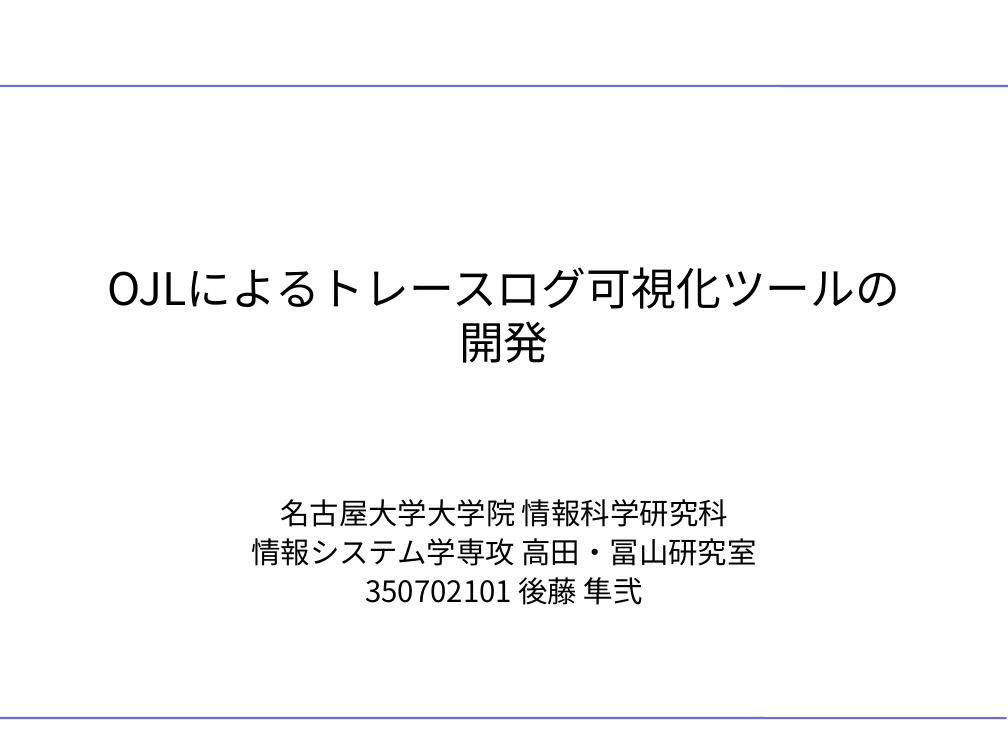
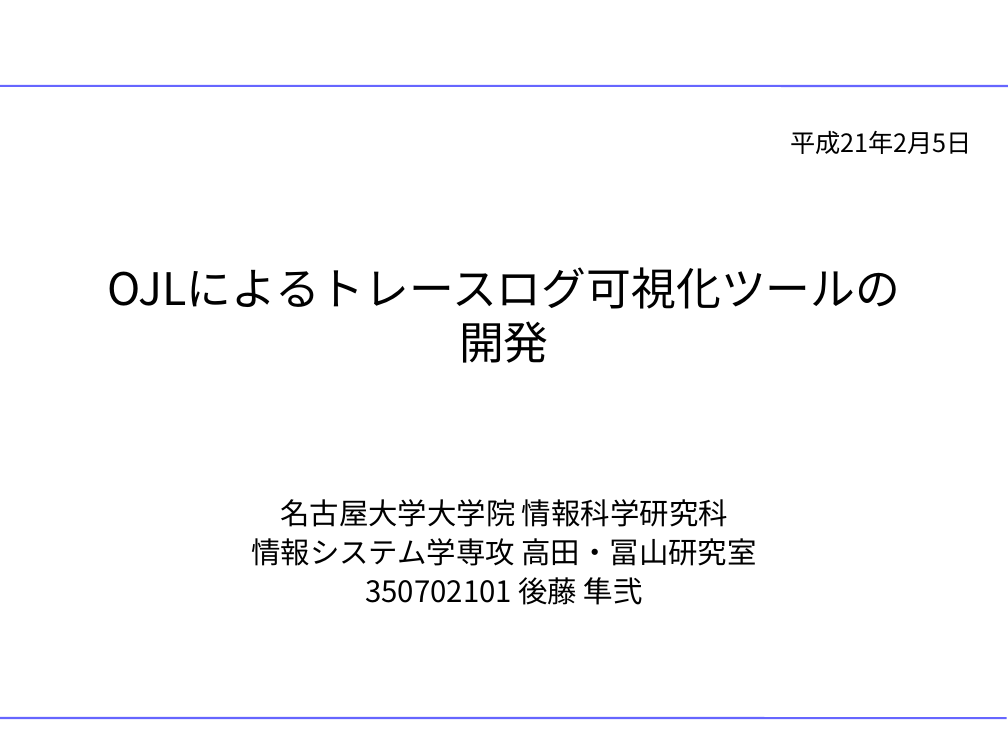
Before and after one commit to YixiaoLi/tlv4mc, a slide deck: slide 1 of doc/masterThesis/2008/goto/goto-thesis-slide.ppt. Drawn at 1008x756 pixels with LibreOffice and Linux fonts; fonts in the diff are those of the drawing; background and template pictures are left out. Boxes give left, top, right and bottom in pixels: in the first picture for what was removed or moved away, otherwise in the second. Text is boxed around its words. In the diff, an @@ line names an element or a change of style, - is before the commit and + after.

```diff
--- a/doc/masterThesis/2008/goto/goto-thesis-slide.ppt
+++ b/doc/masterThesis/2008/goto/goto-thesis-slide.ppt
@@ text added at box(790, 131, 972, 154), 18 pt, text #000000 @@
+平成21年2月5日
```
Also in this commit, not shown: 20 other slides changed, 18 slides added, 11 slides removed, 19 other files.
